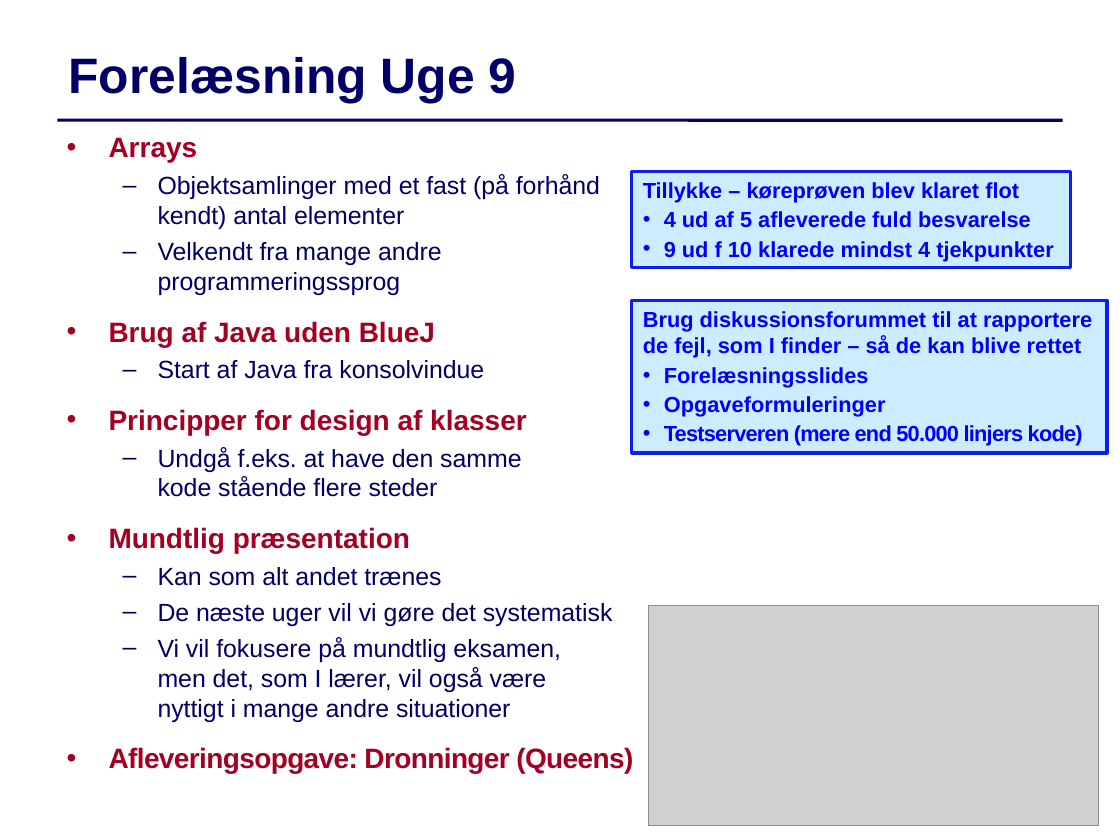
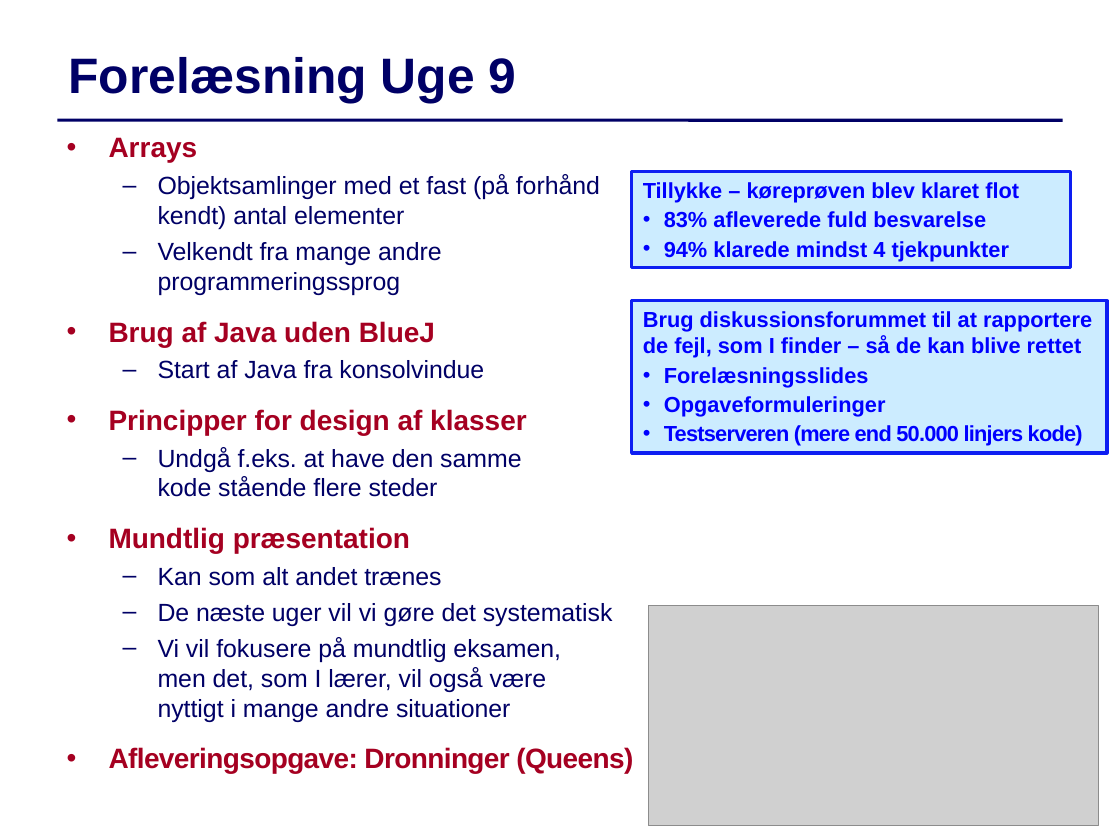
Before and after one commit to IntProgAU/Materiale, a slide deck: slide 1 of web/e24/uge_9/Slides-Uge9.pptx. Drawn at 1120x840 pixels with LibreOffice and Linux fonts; fonts in the diff are those of the drawing; grey boxes stand for pictures. Boxes give left, top, right and bottom in pixels: in the first picture for what was removed or moved away, otherwise in the second. Text is boxed around its words. In the diff, an @@ line names an element or a change of style, - is before the commit and + after.

```diff
--- a/web/e24/uge_9/Slides-Uge9.pptx
+++ b/web/e24/uge_9/Slides-Uge9.pptx
@@ text in rectangle at <box>664,211,1009,261</box>: text changed @@
-• 4 ud af 5 afleverede fuld besvarelse
-• 9 ud f 10 klarede mindst 4 tjekpunkter
+• 83% afleverede fuld besvarelse
+• 94% klarede mindst 4 tjekpunkter
```
Also in this commit, not shown: 9 other slides changed, 1 other file.
